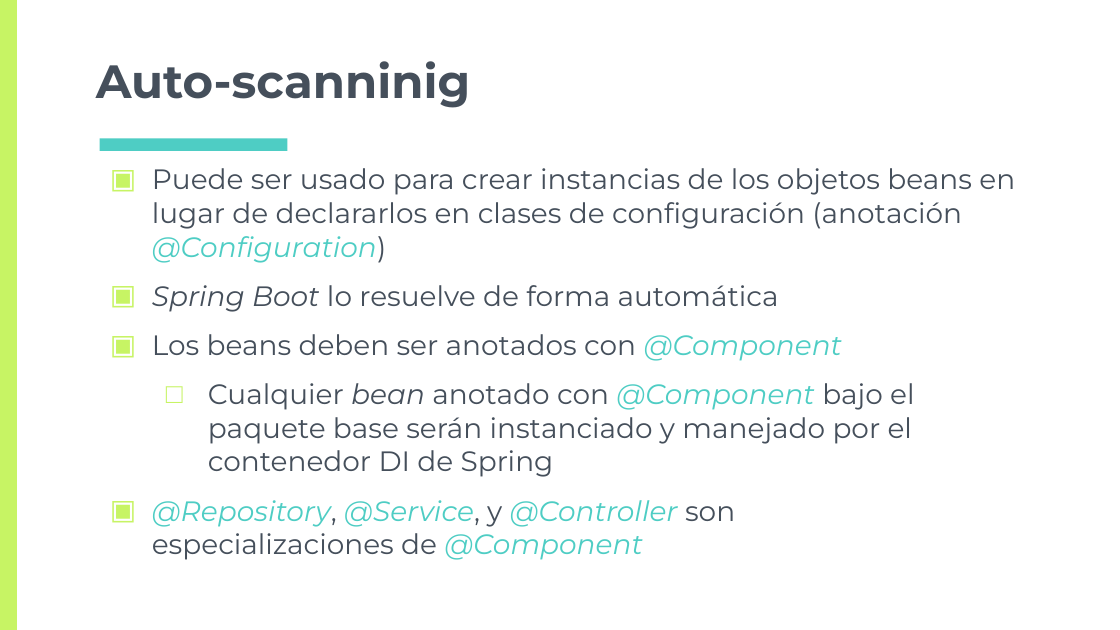
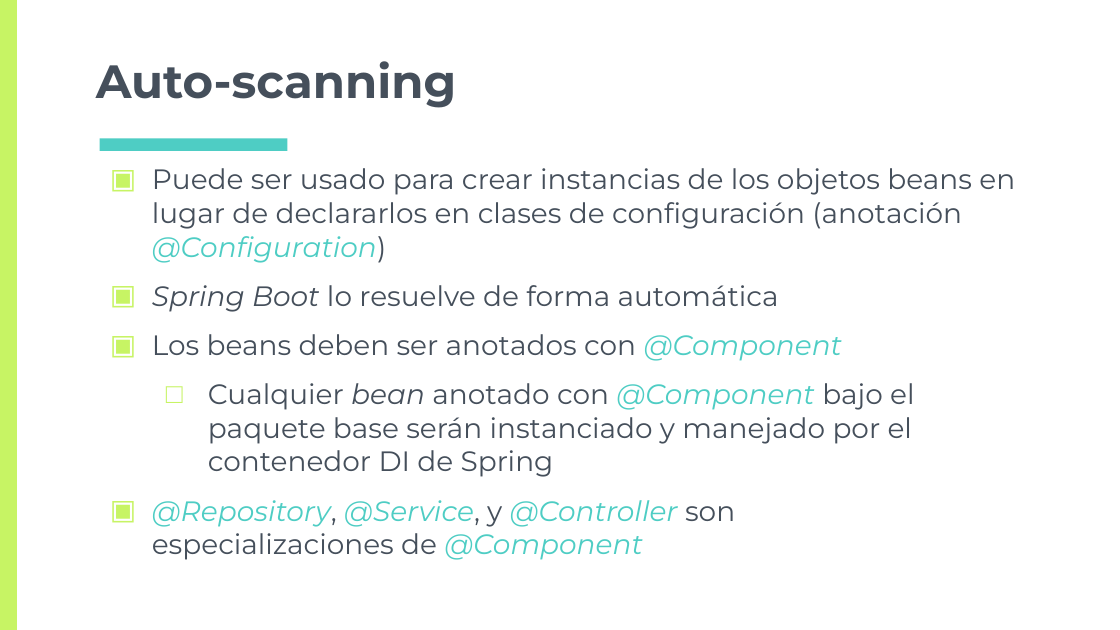
Before and after one commit to gsegovia69/BecaJava_2019, a slide deck: slide 29 of Beca JAVA/SPRING/APUNTES y EJER.RESUELTOS/1. Introducción a Spring.pptx. Drawn at 1120x630 pixels with LibreOffice and Linux fonts; fonts in the diff are those of the drawing. Boxes give left, top, right and bottom in pixels: in the first picture for what was removed or moved away, otherwise in the second. Text is boxed around its words. In the diff, an @@ line names an element or a change of style, - is before the commit and + after.

```diff
--- a/Beca JAVA/SPRING/APUNTES y EJER.RESUELTOS/1. Introducción a Spring.pptx
+++ b/Beca JAVA/SPRING/APUNTES y EJER.RESUELTOS/1. Introducción a Spring.pptx
@@ title at (96, 61, 456, 108): text changed @@
-Auto-scanninig
+Auto-scanning
```
Also in this commit, not shown: 20 other files.
